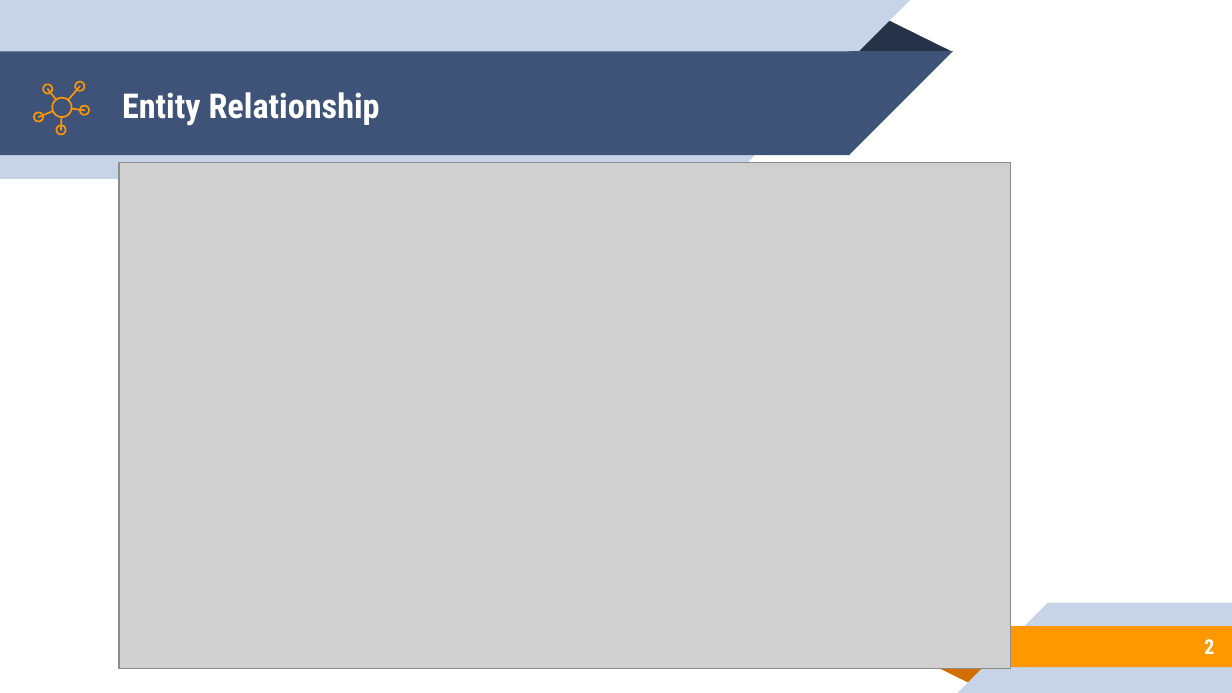
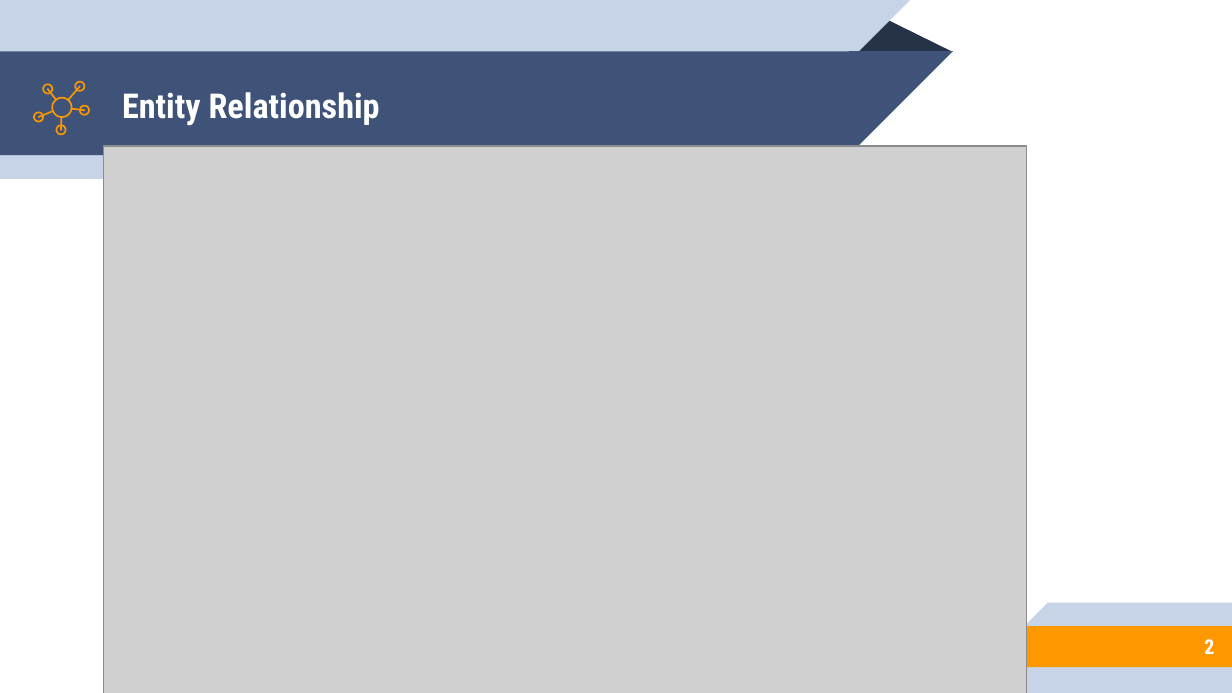
Before and after one commit to Sbi98/DB2Project, a slide deck: slide 2 of DB2 Presentation.pptx. Drawn at 1232x693 pixels with LibreOffice and Linux fonts; fonts in the diff are those of the drawing; grey boxes stand for pictures. Boxes give left, top, right and bottom in pixels: in the first picture for what was removed or moved away, otherwise in the second. Text is boxed around its words. In the diff, an @@ line names an element or a change of style, - is before the commit and + after.

```diff
--- a/DB2 Presentation.pptx
+++ b/DB2 Presentation.pptx
@@ picture: place and size @@
-picture at bbox=[118, 163, 1010, 669]
+picture at bbox=[103, 147, 1026, 693]
@@ triangle removed at bbox=[936, 667, 989, 684] @@
```
Also in this commit, not shown: 4 other slides changed, 11 slides added, 35 slides removed, 2 other files.
